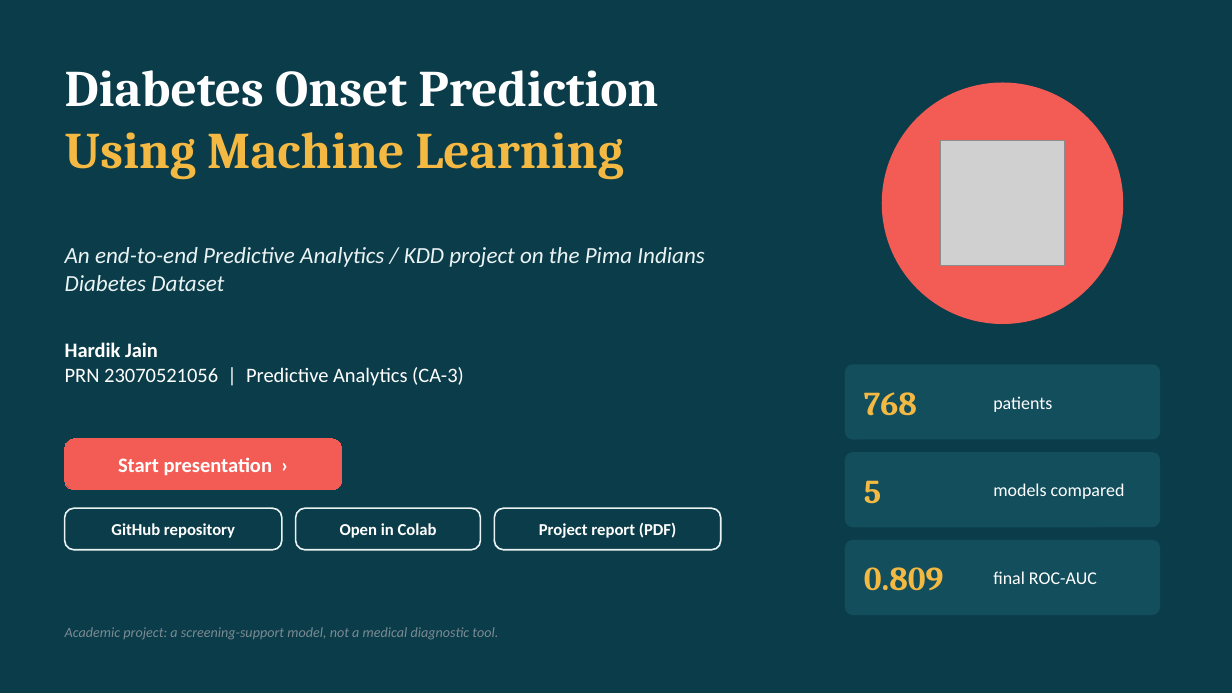
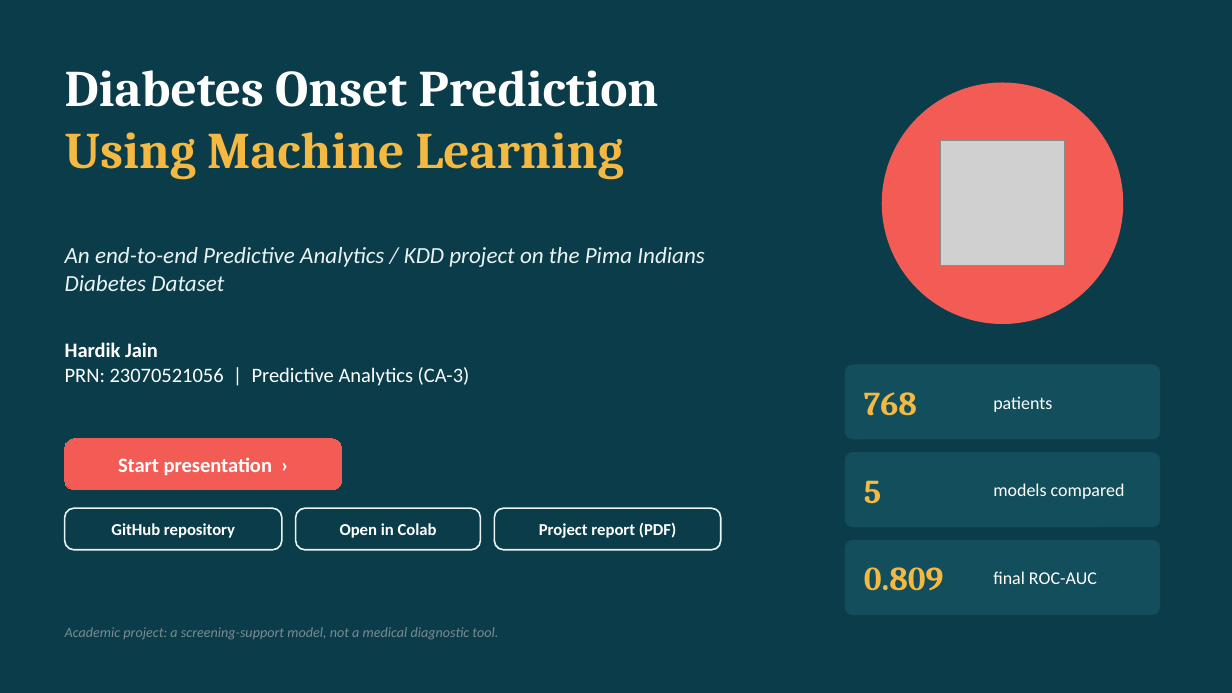
Before and after one commit to hardikjain2005/-Predictive-Analytics-CA-3-Diabetes-Onset-Prediction-Using-Machine-Learning, a slide deck: slide 1 of presentation/Diabetes_Onset_Prediction_Presentation.pptx. Drawn at 1232x693 pixels with LibreOffice and Linux fonts; fonts in the diff are those of the drawing; grey boxes stand for pictures. Boxes give left, top, right and bottom in pixels: in the first picture for what was removed or moved away, otherwise in the second. Text is boxed around its words. In the diff, an @@ line names an element or a change of style, - is before the commit and + after.

```diff
--- a/presentation/Diabetes_Onset_Prediction_Presentation.pptx
+++ b/presentation/Diabetes_Onset_Prediction_Presentation.pptx
@@ text at (65, 367, 470, 386): text changed @@
-PRN 23070521056 | Predictive Analytics (CA-3)
+PRN: 23070521056 | Predictive Analytics (CA-3)
```
Also in this commit, not shown: 20 other slides changed.
